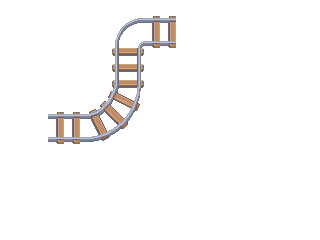
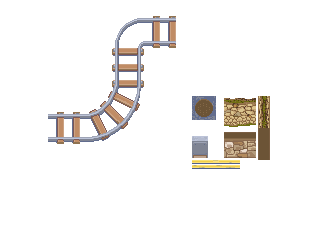
Layered file, before and after one edit (320 x 240). Changes by layer:
added layer "Layer 14" above "Layer 12" over left=192, top=160, right=240, bottom=169
added layer "Layer 12" above "Layer 11" over left=192, top=96, right=270, bottom=160
added layer "Layer 11" above "Layer 8" over left=192, top=132, right=256, bottom=158
added layer "Layer 8" above "Layer 7" over left=258, top=96, right=270, bottom=128
added layer "Layer 7" above "Layer 2" over left=224, top=98, right=256, bottom=127
hid "Background" over left=192, top=96, right=270, bottom=169
